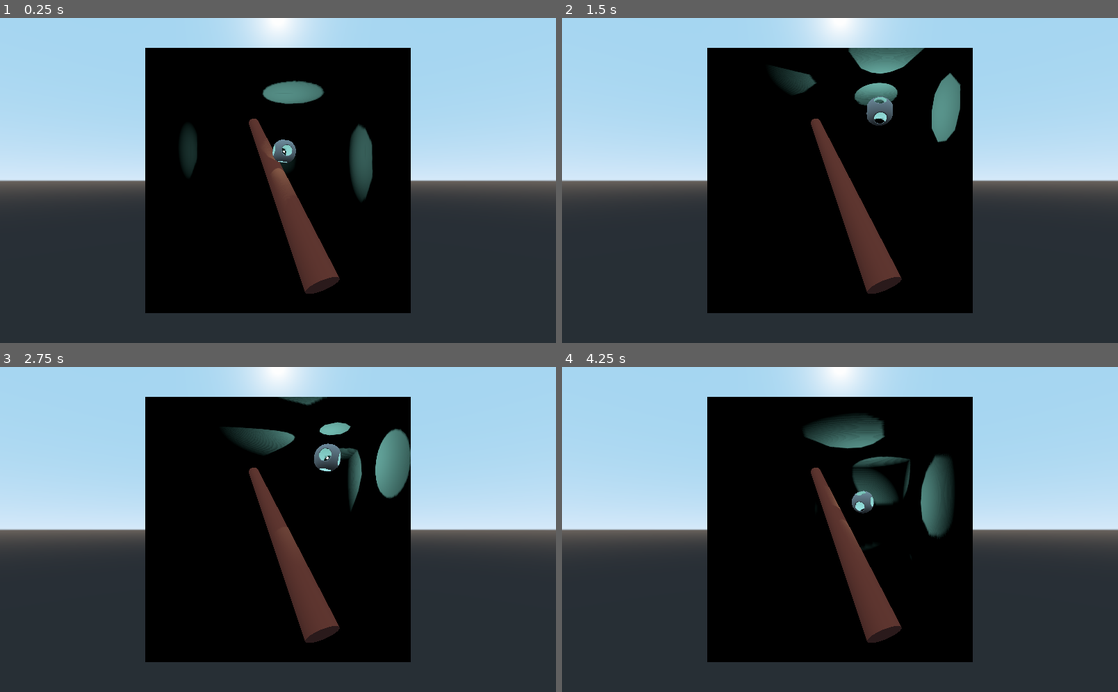
Above: before the commit, frames 1-4 (two rows, left to right).
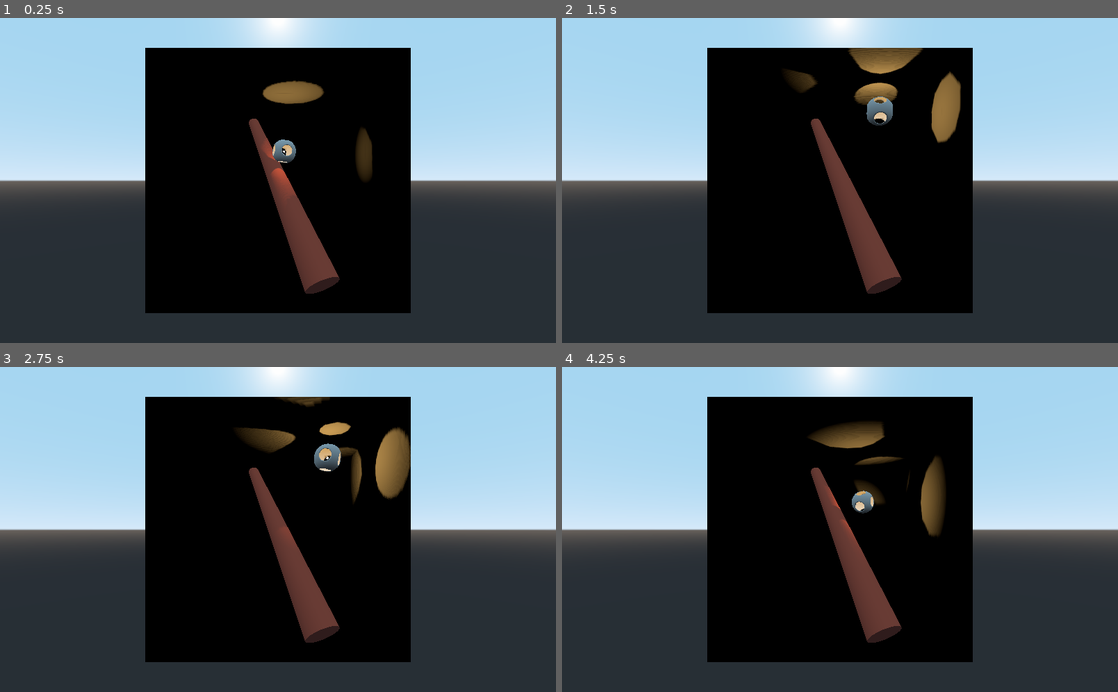
Above: after the commit, the same moments.

Repository: godot-joe/godot-3.x-pointlight-shadow-demo
Game: Godot game, scene res://scenes/main.tscn
Same seed, same stepped clock (60 frames per second), same inputs: the game is played once before the commit and once after it.
Inputs:
- Up to frame 1 (0.25 s): no input
- Up to frame 2 (1.5 s): no input
- Up to frame 3 (2.75 s): no input
- Up to frame 4 (4.25 s): no input

The runs differ from the first frame. In frame 1, 2.0% of the frame differs, in the area x 32-67%, y 19-57%; in frame 2, 2.5%; in frame 3, 2.6%; in frame 4, 3.2%, in the area x 43-71%, y 14-56%.

Commit message:
added set/get methods for export parameters

Diff:
--- a/scenes/main.tscn
+++ b/scenes/main.tscn
@@ -4,8 +4,7 @@
 
 [node name="SceneRoot3D" type="Spatial"]
 script = ExtResource( 1 )
-ambient_intensity = 0.397
+ambient_intensity = 0.5
 camera_motion = false
-light_range = 17.942
-light_intensity = 0.991
-light_color = Color( 0.490196, 0.8, 0.756863, 1 )
+light_intensity = 0.8
+light_color = Color( 0.960784, 0.74902, 0.415686, 1 )
--- a/scripts/main.gd
+++ b/scripts/main.gd
@@ -1,3 +1,4 @@
+tool
 extends Spatial
 
 onready var cube : MeshInstance = MeshInstance.new()
@@ -8,12 +9,12 @@
 onready var shade : CSGMesh = preload("res://scenes/light_shade.tscn").instance()
 onready var def_env : Environment = preload("res://default_env.tres")
 
-export(float, 0.0, 2.0) var ambient_intensity = 0.15
+export(float, 0.0, 2.0) var ambient_intensity = 0.15 setget set_ambient_energy, get_ambient_energy
 export(bool) var ambient_enabled := true
 export(bool) var camera_motion := true
-export(float, 0.0, 24.0) var light_range = 16.0
-export(float, 0.0, 2.0) var light_intensity = 1.5
-export(Color) var light_color = Color(0.9, 0.6, 0.3, 1)
+export(float, 0.0, 24.0) var light_range = 16.0 setget set_light_range, get_light_range
+export(float, 0.0, 2.0) var light_intensity = 1.5 setget set_light_energy, get_light_energy
+export(Color) var light_color = Color(0.9, 0.6, 0.3, 1) setget set_light_color, get_light_color
 
 var light_position : Vector3 = Vector3.ZERO
 var shade_mesh : MeshInstance
@@ -25,11 +26,11 @@
 func _ready():
 	# setup camera and default enviroment
 	camera.set_translation(Vector3(0, 0, 44))
-	camera.environment = def_env
 	#camera.environment.background_mode = Environment.BG_COLOR
 	#camera.environment.background_color = Color(0.17, 0.4, 0.57, 1) * 0.4
-	#camera.environment.ambient_light_color = Color(1, 1, 1, 1)
-	#camera.environment.ambient_light_energy = 0.15
+	def_env.ambient_light_color = Color(0.1, 0.1, 0.1, 1.0)
+	def_env.ambient_light_energy = get_ambient_energy()
+	camera.environment = def_env
 	add_child(camera)
 
 	# setup stage (which is a cube's interior)
@@ -63,6 +64,9 @@
 
 	# setup light emitter
 	light.shadow_enabled = true
+	light.omni_range = get_light_range()
+	light.light_energy = get_light_energy()
+	light.light_color = get_light_color()
 	add_child(light)
 
 	# setup light shade
@@ -71,24 +75,24 @@
 
 
 func _process(delta):
-	# update user parameters
-	light.omni_range = light_range
-	light.light_energy = light_intensity
-	light.light_color = light_color
-	if ambient_enabled:
-		camera.environment.ambient_light_energy = ambient_intensity
-	else:
-		camera.environment.ambient_light_energy = 0.0
+	if def_env:
+		if ambient_enabled:
+			def_env.ambient_light_energy = ambient_intensity
+		else:
+			def_env.ambient_light_energy = 0.0
 
 	# light & bulb movement
 	light_position = Vector3(sin(elapsed_time * 0.6) * 8, sin(elapsed_time * 0.7) * 8 + 4, sin(elapsed_time * 0.8) * 8)
-	light.translation = light_position
-	bulb.translation = 	light_position
+	if light:
+		light.transform.origin = light_position
+	if bulb:
+		bulb.transform.origin = light_position
 
 	# shade movement
-	shade.translation = light_position
-	shade.rotation.y += delta
-	shade.rotation.z -= delta * 0.5
+	if shade:
+		shade.transform.origin = light_position
+		shade.rotation.y += delta
+		shade.rotation.z -= delta * 0.5
 
 	# camera sway
 	if camera_motion:
@@ -97,3 +101,50 @@
 
 	# increment time
 	elapsed_time += delta
+
+
+func set_ambient_energy(new_energy) -> void:
+	ambient_intensity = new_energy
+	if def_env:
+		def_env.ambient_light_energy = ambient_intensity
+
+
+func get_ambient_energy() -> float:
+	return ambient_intensity
+
+
+#func toggle_ambient_light(is_enabled) -> void:
+#	if is_enabled:
+#		camera.environment.ambient_light_energy = ambient_intensity
+#	else:
+#		camera.environment.ambient_light_energy = 0.0
+
+
+func set_light_range(new_range) -> void:
+	light_range = new_range
+	if light:
+		light.omni_range = light_range
+
+
+func get_light_range() -> float:
+	return light_range
+
+
+func set_light_energy(new_energy) -> void:
+	light_intensity = new_energy
+	if light:
+		light.light_energy = light_intensity
+
+
+func get_light_energy() -> float:
+	return light_intensity
+
+
+func set_light_color(new_color) -> void:
+	light_color = new_color
+	if light:
+		light.light_color = light_color
+
+
+func get_light_color() -> Color:
+	return light_color
